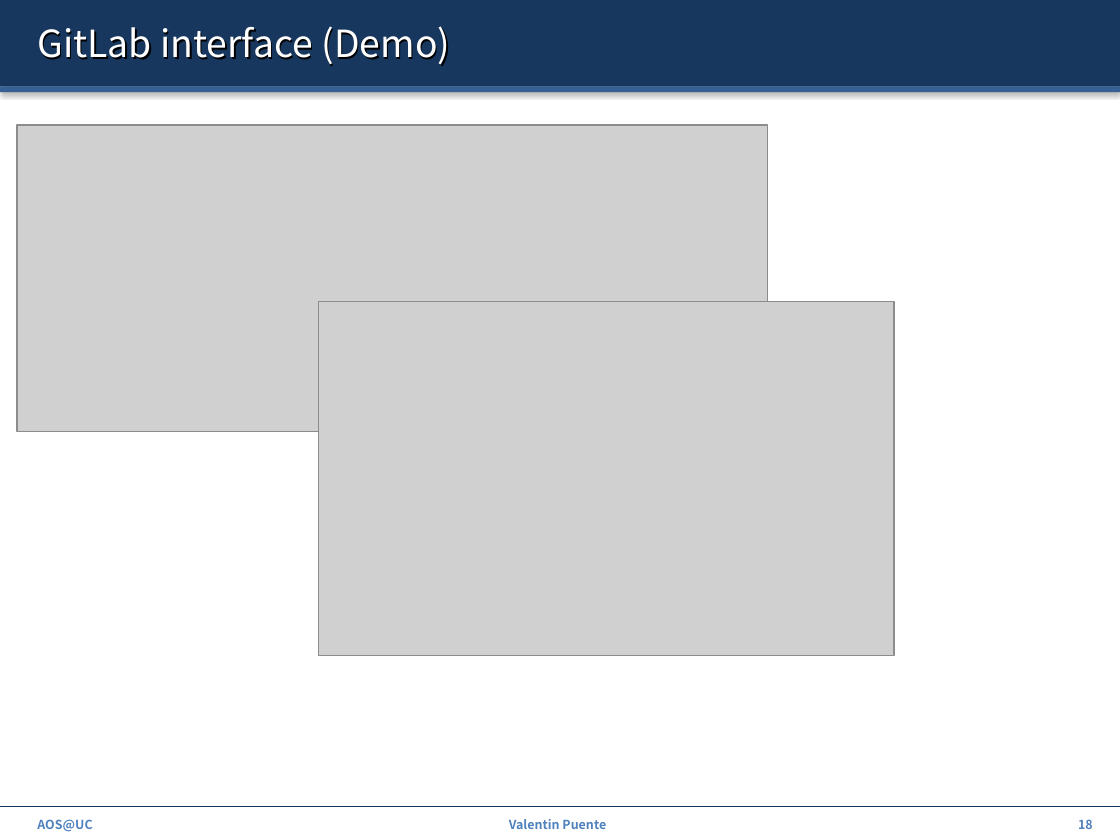
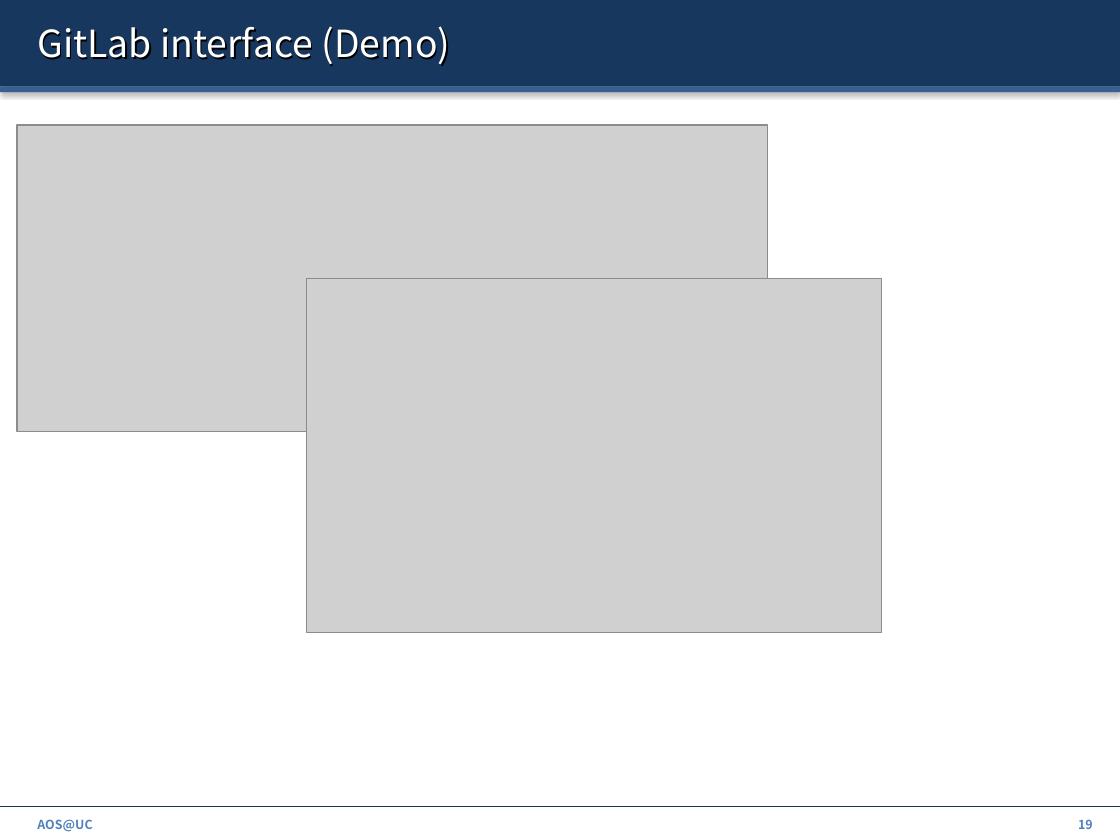
Before and after one commit to ZdravkoDimitrovArnaudov/AOS-XV6-RISCV, a slide deck: slide 19 of Info/00_Intro.pptx (slide 18 before the commit). Drawn at 1120x840 pixels with LibreOffice and Linux fonts; fonts in the diff are those of the drawing; grey boxes stand for pictures. Boxes give left, top, right and bottom in pixels: in the first picture for what was removed or moved away, otherwise in the second. Text is boxed around its words. In the diff, an @@ line names an element or a change of style, - is before the commit and + after.

```diff
--- a/Info/00_Intro.pptx
+++ b/Info/00_Intro.pptx
@@ picture: place and size @@
-picture at <box>319,301,895,655</box>
+picture at <box>307,279,883,633</box>
@@ text removed at <box>509,819,606,829</box> @@
-Valentin Puente
```
Also in this commit, not shown: 17 other slides changed, 2 slides added.
